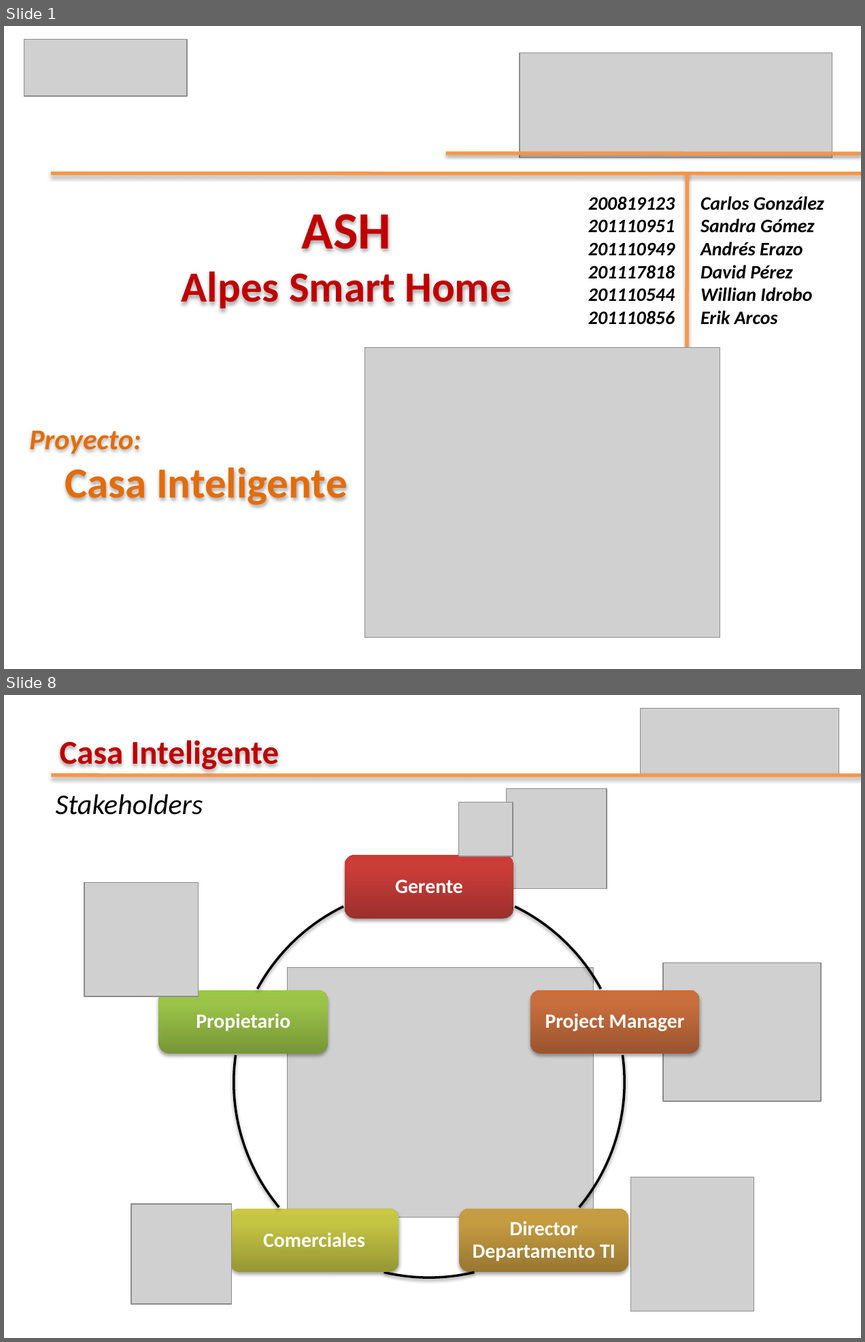
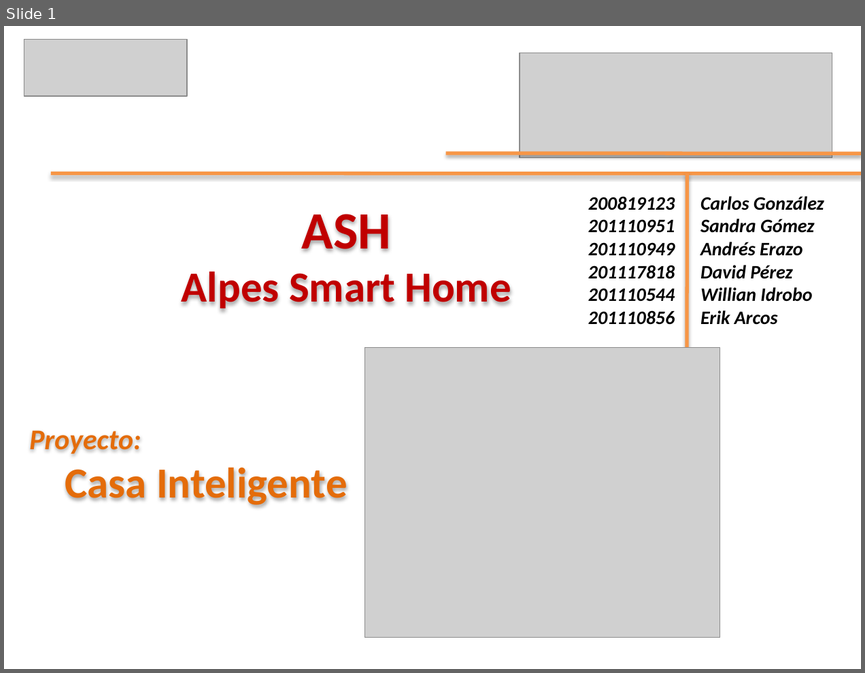
Before and after one commit to leseroth/ingenium-managment, a slide deck: CSOF5204 Arquitectura de Software/0609SegundaEntregaSAD.pptx. Shown one above the other, each under a label of ours: slides 1 and 8 before the commit, slide 1 after it; the slides between them are not shown. The pictures are 865x1342 and 865x673 pixels, drawn with LibreOffice and Linux fonts; fonts in the diff are those of the drawing; grey boxes stand for pictures. Boxes give left, top, right and bottom in pixels: in the first picture for what was removed or moved away, otherwise in the second. Text is boxed around its words. In the diff, an @@ line names an element or a change of style, - is before the commit and + after.

```diff
--- a/CSOF5204 Arquitectura de Software/0609SegundaEntregaSAD.pptx
+++ b/CSOF5204 Arquitectura de Software/0609SegundaEntregaSAD.pptx
@@ slide 8 removed at [4,695,861,1338], background #FFFFFF @@
@@ picture removed at [640,709,838,775] @@
@@ text removed at [60,740,279,770] @@
-Casa Inteligente
@@ line removed from (51, 775) to (861, 775) @@
@@ text removed at [56,794,203,815] @@
-Stakeholders
@@ picture removed at [506,788,606,889] @@
@@ picture removed at [458,802,512,856] @@
@@ picture removed at [84,883,198,997] @@
@@ group removed at [159,855,699,1278]: 5 rounded rectangles, 5 texts, 5 freeform shapes @@
-Gerente
-Project Manager
-Director Departamento TI
-Comerciales
-Propietario
@@ picture removed at [288,968,594,1217] @@
@@ picture removed at [663,962,821,1100] @@
@@ picture removed at [630,1177,753,1311] @@
@@ picture removed at [130,1204,231,1304] @@
```
Also in this commit, not shown: 7 slides changed, 5 slides added, 3 other slides removed.
